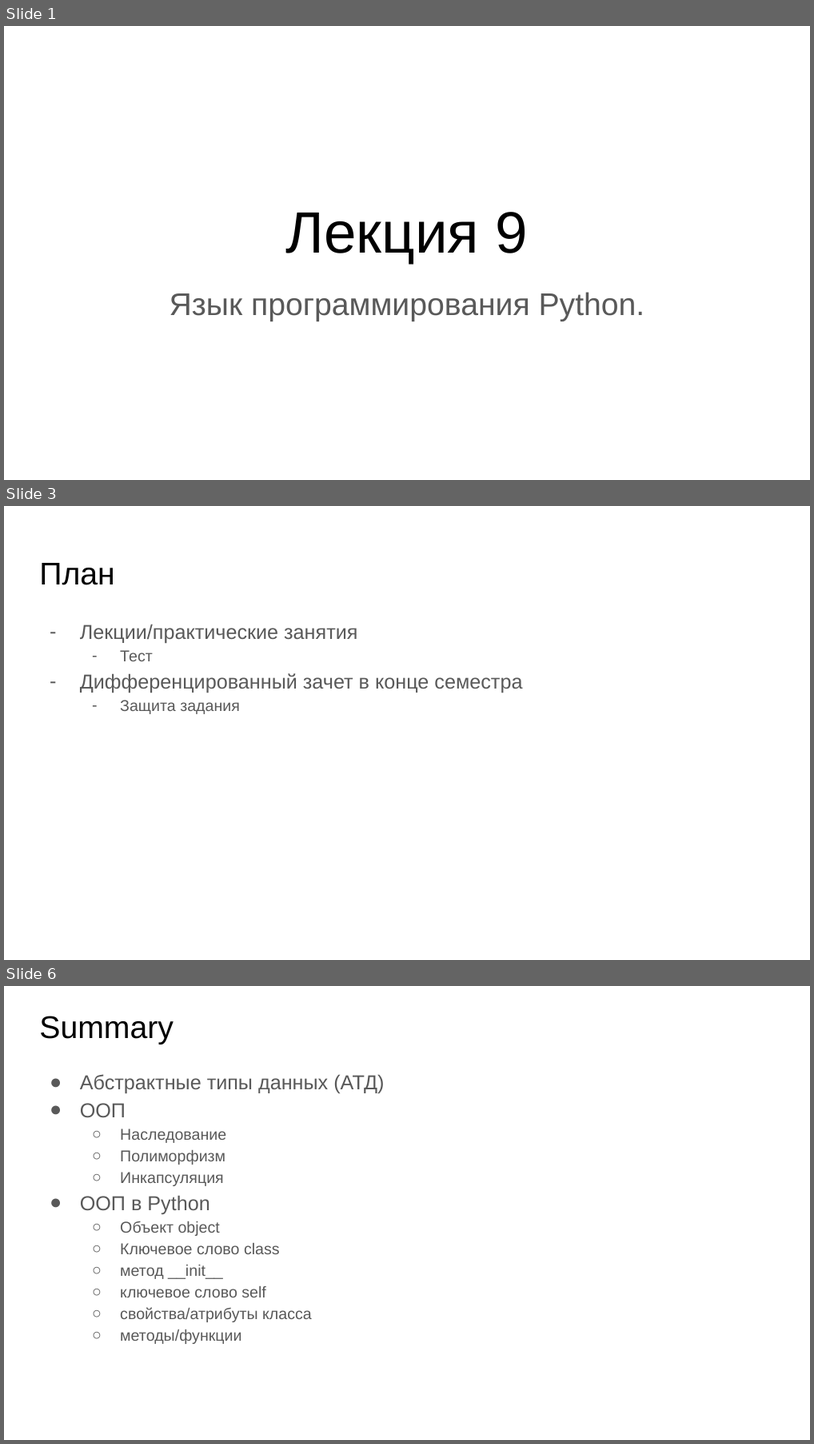
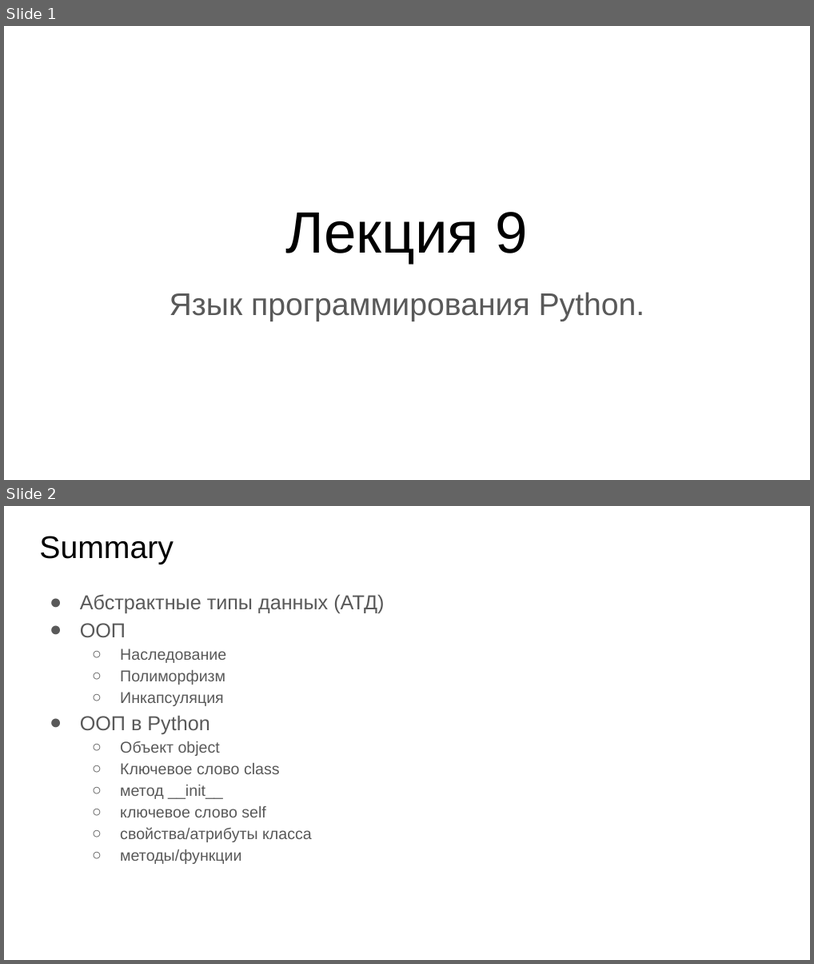
Before and after one commit to Daterdum/python-course, a slide deck: Lection 5/Лекция 5.pptx. Shown one above the other, each under a label of ours: slides 1, 3 and 6 before the commit, slides 1 and 2 after it; the slides between them are not shown. The pictures are 814x1444 and 814x964 pixels, drawn with LibreOffice and Linux fonts; fonts in the diff are those of the drawing. Boxes give left, top, right and bottom in pixels: in the first picture for what was removed or moved away, otherwise in the second. Text is boxed around its words. In the diff, an @@ line names an element or a change of style, - is before the commit and + after.

```diff
--- a/Lection 5/Лекция 5.pptx
+++ b/Lection 5/Лекция 5.pptx
@@ slide 3 removed at <box>4,506,810,960</box>, background #FFFFFF @@
@@ title removed at <box>39,563,114,585</box> @@
-План
@@ text removed at <box>80,624,522,714</box> @@
-– Лекции/практические занятия
-  – Тест
-– Дифференцированный зачет в конце семестра
-  – Защита задания
@@ what was slide 6 is now slide 2 @@
```
Also in this commit, not shown: 1 slide changed, 7 other slides removed, 1 other file.
